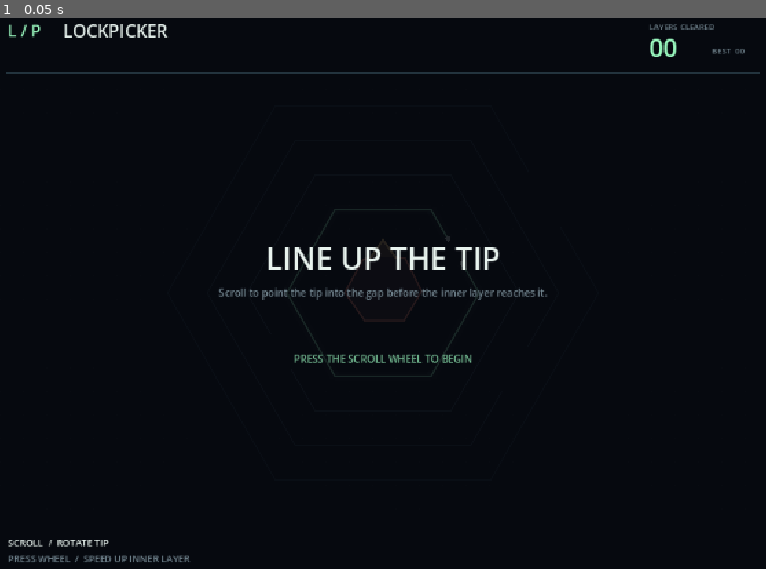
Above: before the commit, frame 1.
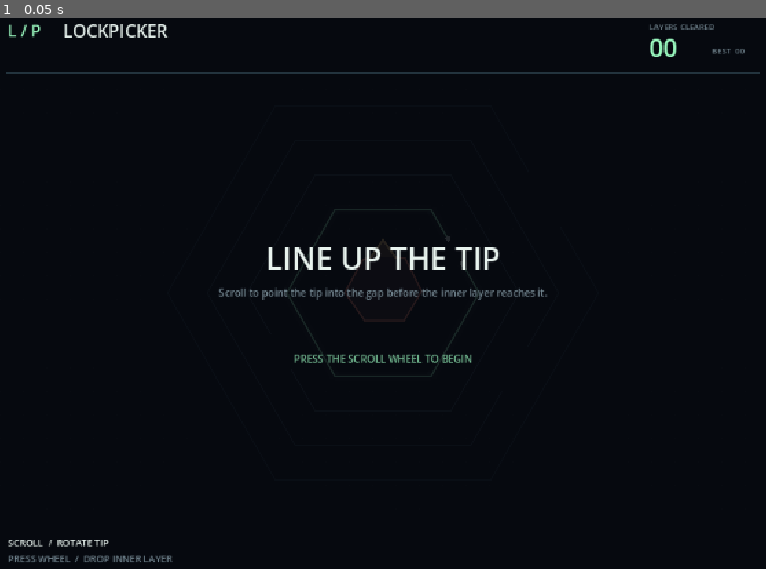
Above: after the commit, the same moment.

Repository: Nokianyte/Lockpicker
Game: Godot game, scene res://scenes/main.tscn
The game is run twice, just before and just after one commit, with the same random seed, the same clock (stepped at 60 frames per second) and the same inputs.
Inputs:
- Up to frame 1 (0.05 s): no input

The runs differ from the first frame. In frame 1, 0.1% of the frame differs, in the area x 10-25%, y 97-99%.

Commit message:
Speed up inward motion and make wheel clicks drop the layer

Diff:
--- a/scripts/main.gd
+++ b/scripts/main.gd
@@ -132,7 +132,7 @@
 	draw_rect(Rect2(0, footer_y - 28, size.x, 80), Color("06090f"))
 	draw_line(Vector2(32, footer_y - 28), Vector2(size.x - 32, footer_y - 28), Color("23343e"), 1)
 	text("SCROLL  /  ROTATE TIP", Vector2(34, footer_y), 13, INK)
-	text("PRESS WHEEL  /  SPEED UP INNER LAYER", Vector2(34, footer_y + 22), 13, GOLD if game.boosting else MUTED)
+	text("PRESS WHEEL  /  DROP INNER LAYER", Vector2(34, footer_y + 22), 13, GOLD if game.boosting else MUTED)
 	if game.state == Model.State.PLAYING:
 		var room: float = active.radius - G.tip_contact_radius(game.tip_angle, active.angle)
 		var pressure := clampf(room / (T.INITIAL_RADIUS - T.TIP_LENGTH), 0.0, 1.0)
--- a/scripts/run_model.gd
+++ b/scripts/run_model.gd
@@ -72,7 +72,7 @@
 
 func _tick(dt: float) -> void:
 	var base_speed := speed()
-	var active_speed := base_speed * (T.BOOST_MULTIPLIER if boosting else 1.0)
+	var active_speed := T.DROP_SPEED if boosting else base_speed
 	var wall := walls[0]
 	var hit := _contact_time(wall.radius, wall.angle, active_speed, dt)
 	var failed := hit >= 0.0 and not G.gap_accepts_tip(_turn_angle(turn_elapsed + hit), wall.angle)
--- a/scripts/tuning.gd
+++ b/scripts/tuning.gd
@@ -11,7 +11,7 @@
 const TIP_EDGE_MARGIN := 0.03
 const WHEEL_STEP := PI / 3.0
 const TURN_DURATION := 0.16
-const INITIAL_SPEED := 15.0
-const MAX_SPEED := 32.0
-const BOOST_MULTIPLIER := 3.4
+const INITIAL_SPEED := 40.0
+const MAX_SPEED := 80.0
+const DROP_SPEED := 2400.0
 const BREAK_TIME := 0.42
--- a/tests/test_game.gd
+++ b/tests/test_game.gd
@@ -27,10 +27,10 @@
 	var inner_before: float = game.walls[0].radius
 	var outer_before: float = game.walls[1].radius
 	game.press()
-	game.step(0.1)
-	check(is_equal_approx(inner_before - game.walls[0].radius, game.speed() * T.BOOST_MULTIPLIER * 0.1), "one press accelerates the active ring")
-	check(is_equal_approx(outer_before - game.walls[1].radius, game.speed() * 0.1), "outer ring keeps normal speed")
-	game.step(1.3)
+	game.step(1.0 / 120.0)
+	check(is_equal_approx(inner_before - game.walls[0].radius, T.DROP_SPEED / 120.0), "one press accelerates the active ring")
+	check(is_equal_approx(outer_before - game.walls[1].radius, game.speed() / 120.0), "outer ring keeps normal speed")
+	game.step(0.13)
 	check(game.score == 1 and not game.boosting, "one press carries through contact and consumes the boost")
 	inner_before = game.walls[0].radius
 	game.step(0.1)
@@ -44,7 +44,7 @@
 	check(game.walls[0].radius == inner_before and not game.boosting, "pause freezes rings and clears boost")
 	game.press()
 	check(not game.paused and not game.boosting, "resume does not boost")
-	game.step(5)
+	game.step(1.8)
 	check(game.score == 1 and game.cleared.size() == 1 and game.state == Model.State.PLAYING, "aligned contact clears a ring without pressing")
 	game.reset(7)
 	game.step(8)
@@ -52,6 +52,13 @@
 	game.press()
 	check(game.score == 0 and game.state == Model.State.PLAYING and game.tip_angle == T.TIP_ANGLE and not game.boosting, "restart restores the initial position and speed")
 	check(not G.gap_accepts_tip(T.TIP_ANGLE + T.GAP_ANGLE / 2.0, T.TIP_ANGLE), "gap edge does not clear")
+	game.reset(7)
+	game.walls.resize(1)
+	game.walls[0].angle = T.TIP_ANGLE
+	game.walls[0].radius = T.OUTER_RADIUS
+	game.press()
+	game.step(0.13)
+	check(game.score == 1 and game.cleared.size() == 1, "even the farthest possible aligned drop clears within 130 ms")
 
 	# The turn must be sampled when contact happens, even mid-animation.
 	game.reset(7)
@@ -75,6 +82,7 @@
 			for i in range(absi(notches)):
 				game.rotate(signf(notches))
 			if boosted:
+				game.step(T.TURN_DURATION)
 				game.press()
 			for frame in range(1200):
 				game.step(1.0 / 30.0 if boosted else 1.0 / 120.0)
Not shown, changed: openspec/changes/add-lockpicker-browser-game/design.md
